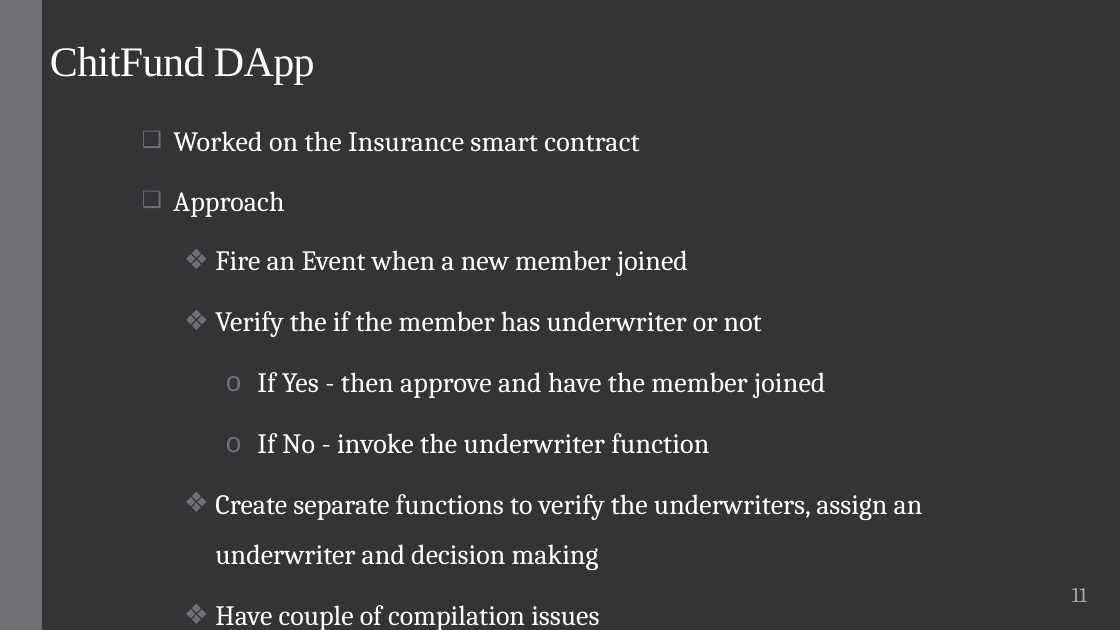
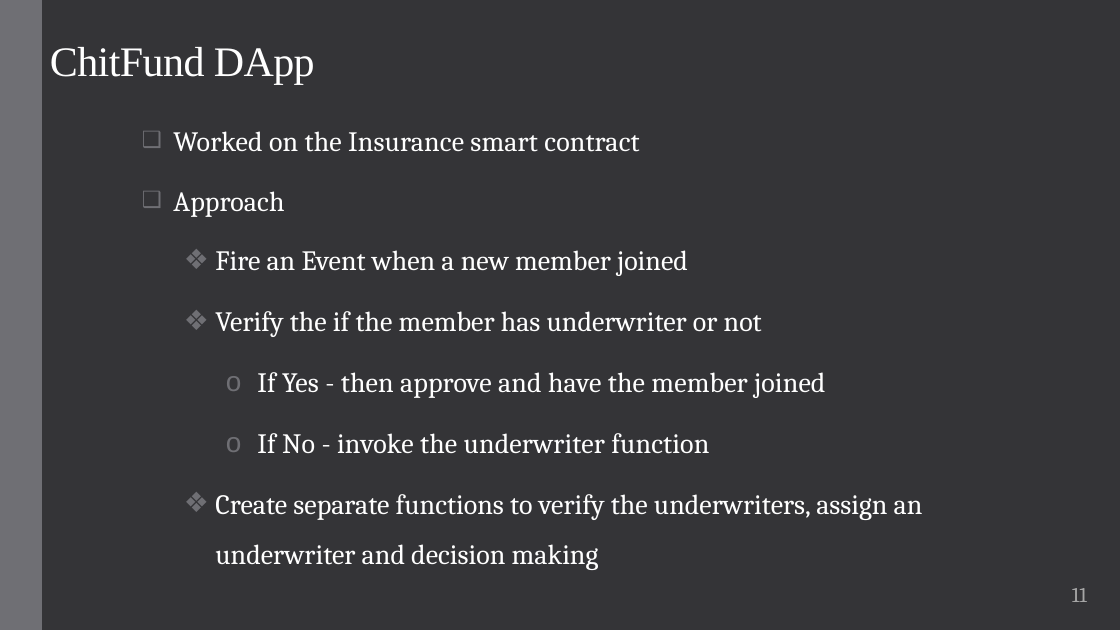
Before and after one commit to go2kiran/ICS-690, a slide deck: slide 11 of Kiran/WhitePaper_Blockchain_presentation_Kiran.pptx. Drawn at 1120x630 pixels with LibreOffice and Linux fonts; fonts in the diff are those of the drawing. Boxes give left, top, right and bottom in pixels: in the first picture for what was removed or moved away, otherwise in the second. Text is boxed around its words. In the diff, an @@ line names an element or a change of style, - is before the commit and + after.

Commit message:
updated the whitepaper presentation

```diff
--- a/Kiran/WhitePaper_Blockchain_presentation_Kiran.pptx
+++ b/Kiran/WhitePaper_Blockchain_presentation_Kiran.pptx
@@ subtitle at <box>215,605,599,630</box>: paragraph removed @@
-  ❖ Have couple of compilation issues
```
